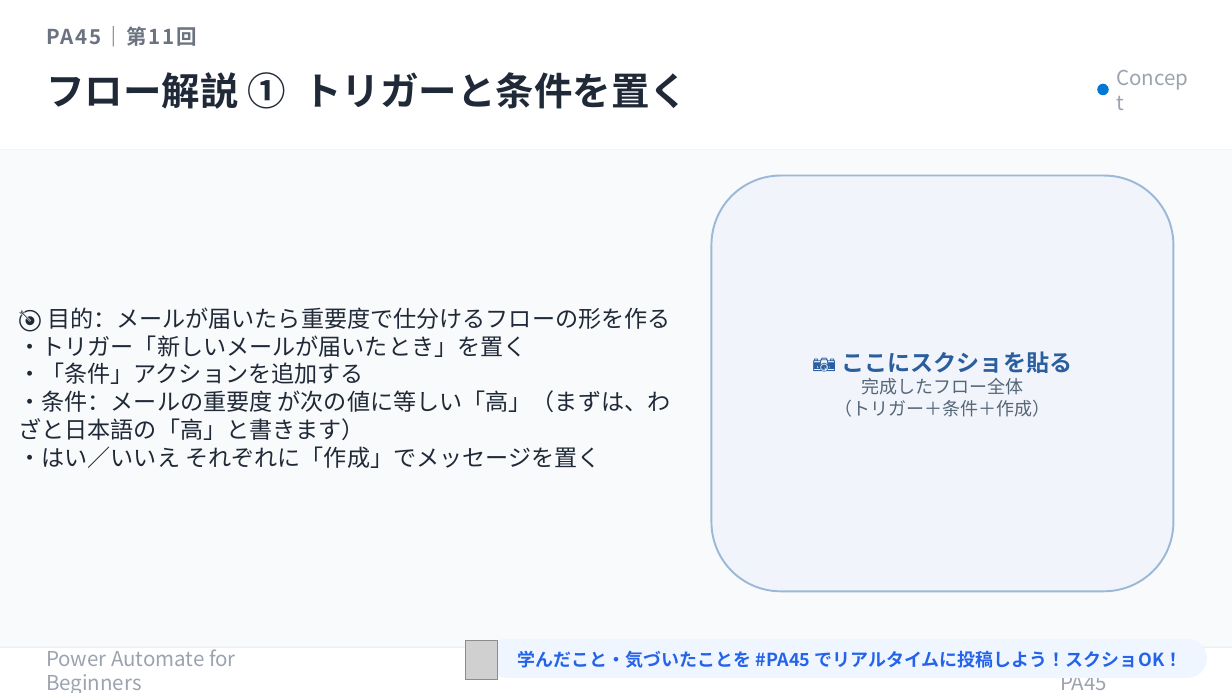
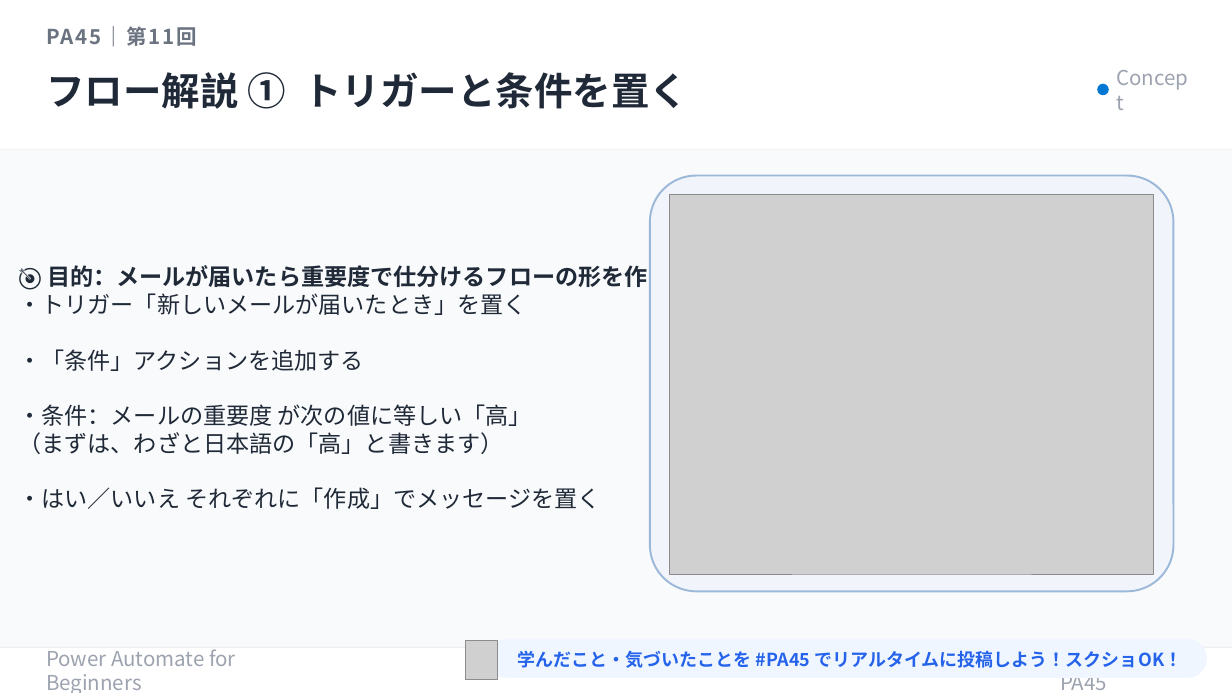
Before and after one commit to Haru-PowerPlatform/pa45, a slide deck: slide 12 of assets/pa45/P011_PA45_RunHistory_20260521.pptx. Drawn at 1232x693 pixels with LibreOffice and Linux fonts; fonts in the diff are those of the drawing; grey boxes stand for pictures. Boxes give left, top, right and bottom in pixels: in the first picture for what was removed or moved away, otherwise in the second. Text is boxed around its words. In the diff, an @@ line names an element or a change of style, - is before the commit and + after.

```diff
--- a/assets/pa45/P011_PA45_RunHistory_20260521.pptx
+++ b/assets/pa45/P011_PA45_RunHistory_20260521.pptx
@@ rounded rectangle: place and size @@
-rounded rectangle at box(712, 176, 1174, 592)
+rounded rectangle at box(650, 176, 1174, 592)
@@ rounded rectangle at box(650, 176, 1174, 592): proportions changed @@
@@ picture added at box(670, 194, 1154, 574) @@
@@ text at box(47, 262, 671, 291): bold on in "🎯 目的：メールが届いたら重要度で仕分けるフローの形を作る" @@
@@ text in rounded rectangle at box(834, 351, 1072, 417): text removed @@
-📷 ここにスクショを貼る
-完成したフロー全体
-（トリガー＋条件＋作成）
@@ text at box(18, 404, 532, 454): spaces changed @@
-・条件：メールの重要度 が次の値に等しい「高」（まずは、わざと日本語の「高」と書きます）
+・条件：メールの重要度 が次の値に等しい「高」
+（まずは、わざと日本語の「高」と書きます）
```
Also in this commit, not shown: 8 other slides changed, 2 slides removed, 2 other files.
